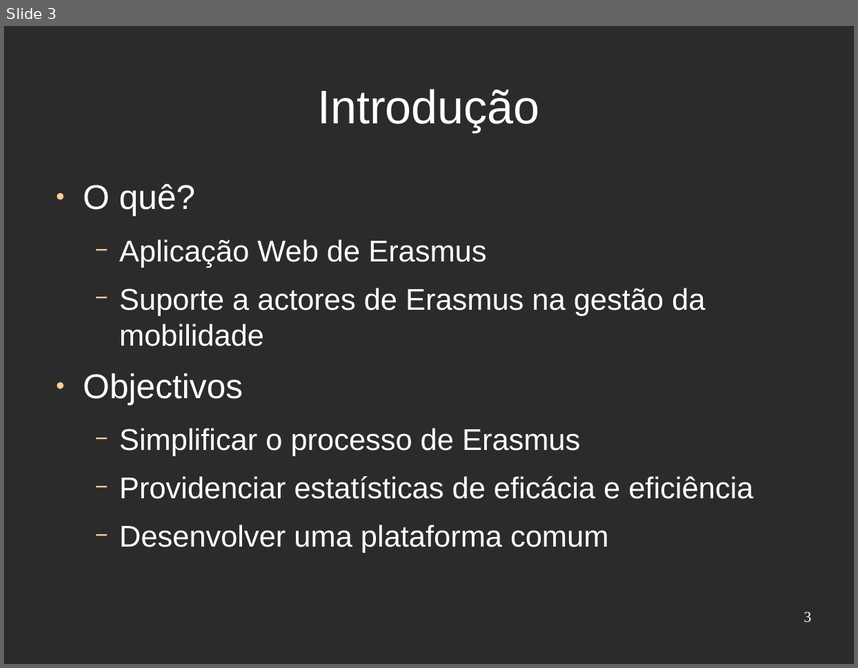
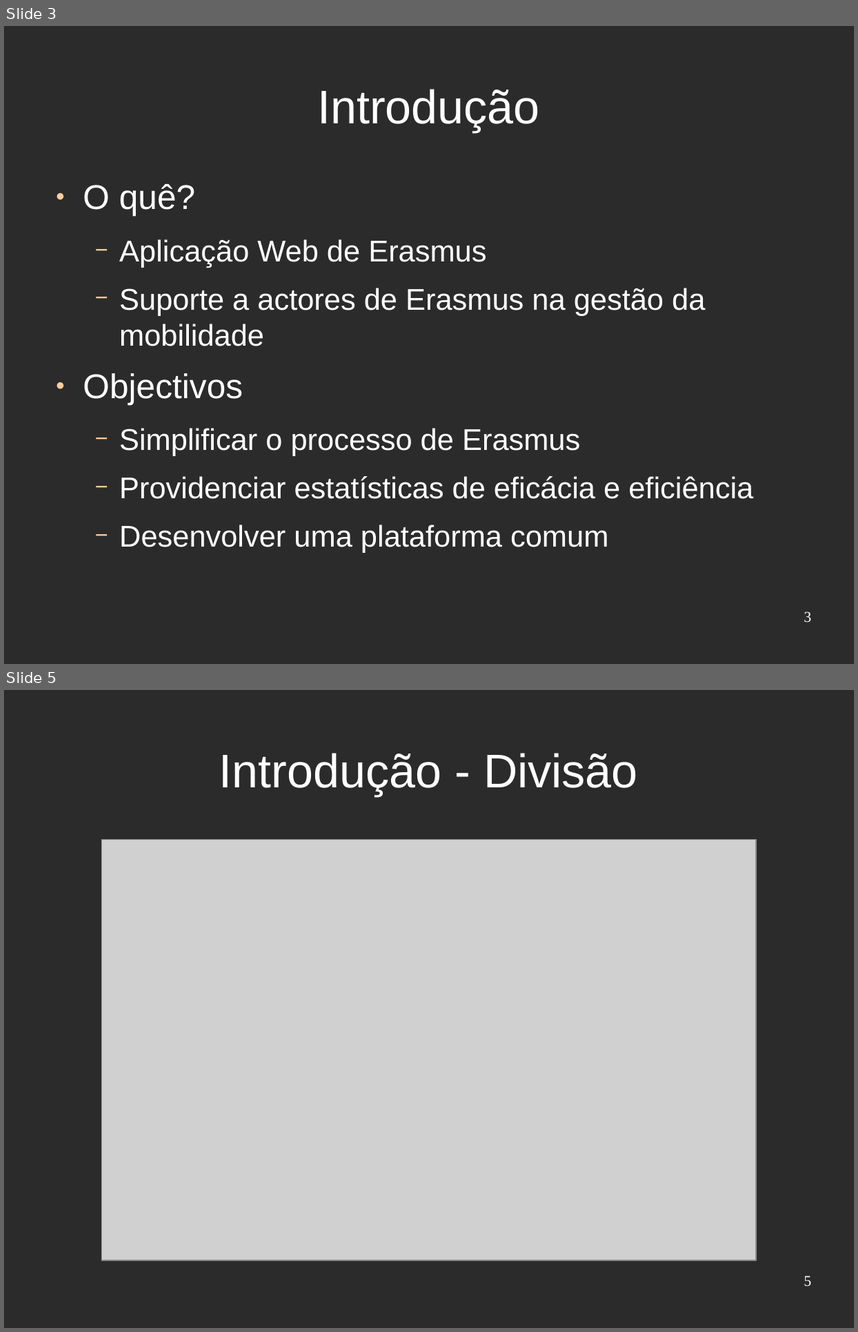
Before and after one commit to djjorjinho/mutworange_2011, a slide deck: documents/presentation/apresentacao_portugal.odp. Shown one above the other, each under a label of ours: slide 3 before the commit, slides 3 and 5 after it; the slides between them are not shown. The pictures are 858x668 and 858x1332 pixels, drawn with LibreOffice and Linux fonts; fonts in the diff are those of the drawing; grey boxes stand for pictures; background and template pictures are left out; a plain dark background stands for a picture behind light text. Boxes give left, top, right and bottom in pixels: in the first picture for what was removed or moved away, otherwise in the second. Text is boxed around its words. In the diff, an @@ line names an element or a change of style, - is before the commit and + after.

```diff
--- a/documents/presentation/apresentacao_portugal.odp
+++ b/documents/presentation/apresentacao_portugal.odp
@@ slide 5 added at <box>4,690,854,1328</box>, background picture (left out) @@
@@ title added at <box>219,753,638,796</box>, 44 pt, text #FFFFFF @@
+Introdução - Divisão
@@ picture added at <box>102,839,757,1260</box> @@
@@ page number added at <box>804,1275,811,1286</box>, 14 pt, text #FFFFFF @@
+5
```
Also in this commit, not shown: 2 slides changed, 1 other slide added, 1 slide removed.
